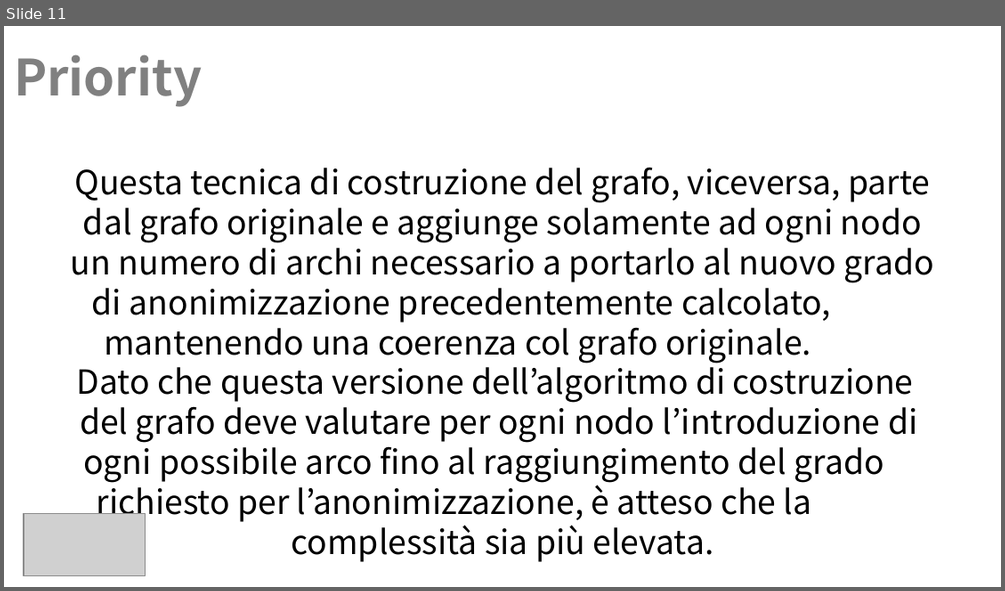
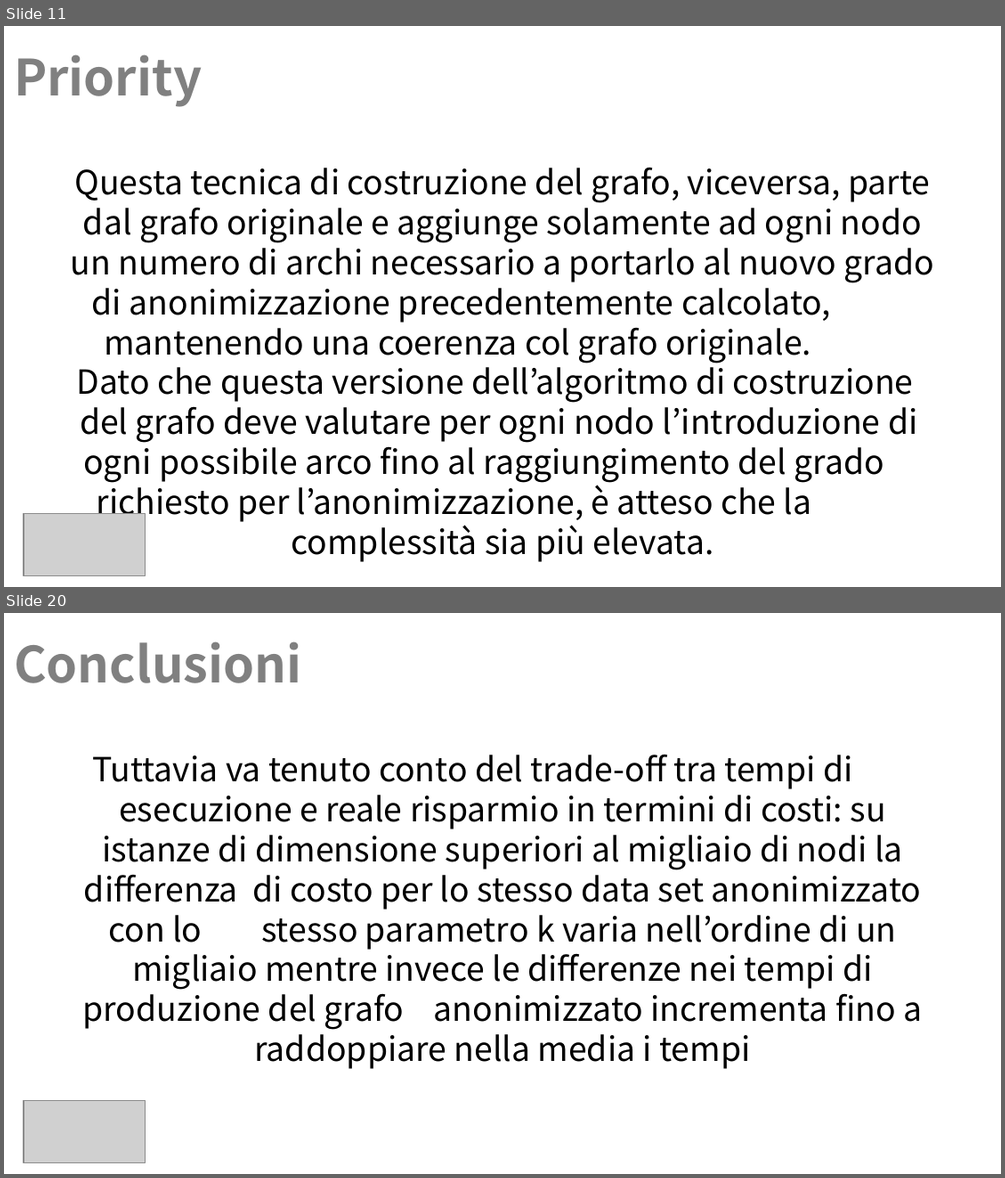
Before and after one commit to Navypowder/DP-P-project, a slide deck: Presentation/Towards_Identity_Anonymization_on_graph(K-degree anonymization).pptx. Shown one above the other, each under a label of ours: slide 11 before the commit, slides 11 and 20 after it; the slides between them are not shown. The pictures are 1005x591 and 1005x1178 pixels, drawn with LibreOffice and Linux fonts; fonts in the diff are those of the drawing; grey boxes stand for pictures; background and template pictures are left out. Boxes give left, top, right and bottom in pixels: in the first picture for what was removed or moved away, otherwise in the second. Text is boxed around its words. In the diff, an @@ line names an element or a change of style, - is before the commit and + after.

```diff
--- a/Presentation/Towards_Identity_Anonymization_on_graph(K-degree anonymization).pptx
+++ b/Presentation/Towards_Identity_Anonymization_on_graph(K-degree anonymization).pptx
@@ slide 20 added at [4, 613, 1001, 1174], background picture (left out) @@
@@ title added at [14, 641, 301, 683], 36 pt, text #808080, bold @@
+Conclusioni
@@ text added at [83, 755, 922, 1069], 24 pt, text #000000 @@
+Tuttavia va tenuto conto del trade-off tra tempi di esecuzione e reale risparmio in termini di costi: su istanze di dimensione superiori al migliaio di nodi la differenza di costo per lo stesso data set anonimizzato con lo stesso parametro k varia nell’ordine di un migliaio mentre invece le differenze nei tempi di produzione del grafo anonimizzato incrementa fino a raddoppiare nella media i tempi
@@ picture added at [24, 1101, 146, 1163] @@
```
Also in this commit, not shown: 10 other slides added, 3 slides removed.
